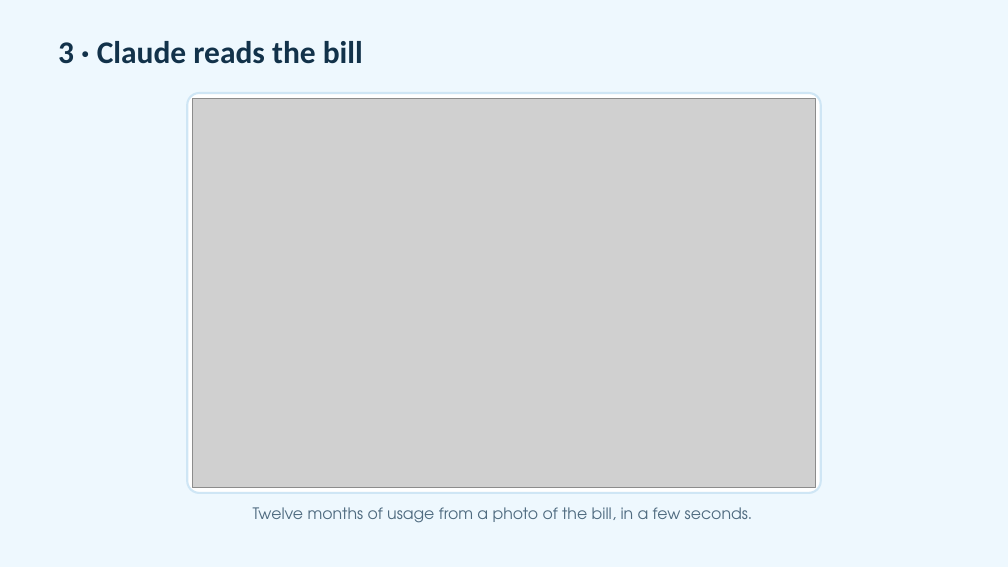
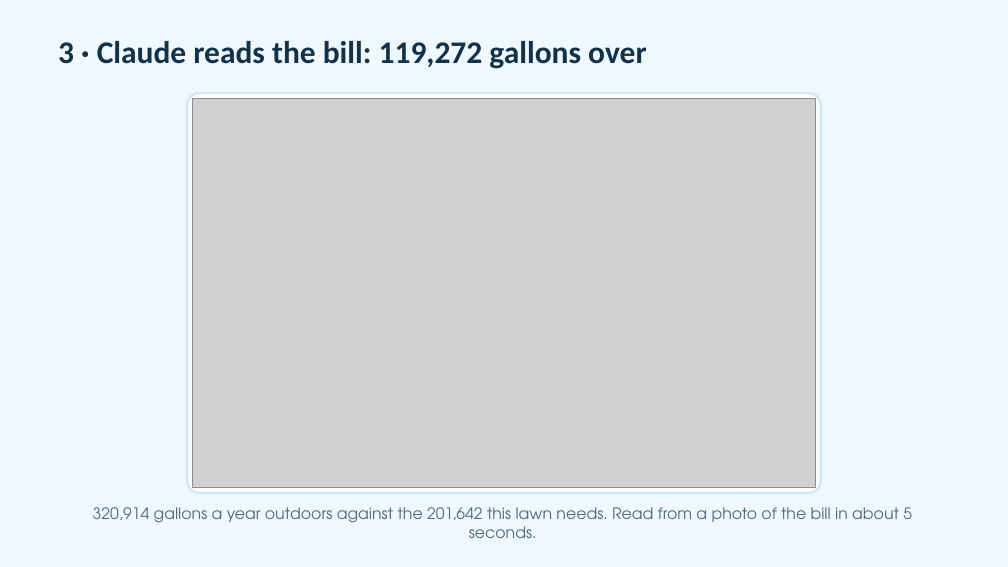
Before and after one commit to adamfortuna/overwatering, a slide deck: slide 16 of docs/pitch/overwatering.pptx. Drawn at 1008x567 pixels with LibreOffice and Linux fonts; fonts in the diff are those of the drawing; grey boxes stand for pictures. Boxes give left, top, right and bottom in pixels: in the first picture for what was removed or moved away, otherwise in the second. Text is boxed around its words. In the diff, an @@ line names an element or a change of style, - is before the commit and + after.

```diff
--- a/docs/pitch/overwatering.pptx
+++ b/docs/pitch/overwatering.pptx
@@ text at (58,41,646,69): text changed @@
-3 · Claude reads the bill
+3 · Claude reads the bill: 119,272 gallons over
@@ text at (93,507,912,538): text changed @@
-Twelve months of usage from a photo of the bill, in a few seconds.
+320,914 gallons a year outdoors against the 201,642 this lawn needs. Read from a photo of the bill in about 5 seconds.
```
Also in this commit, not shown: 1 other slide changed, 5 slides added, 4 slides removed, 18 other files.
